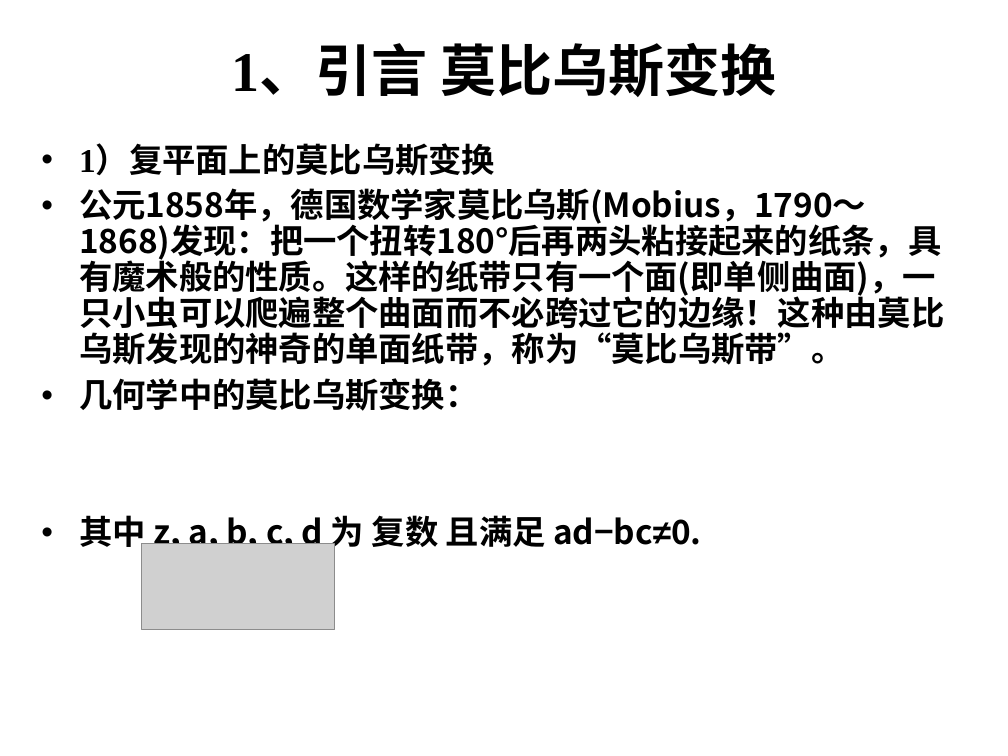
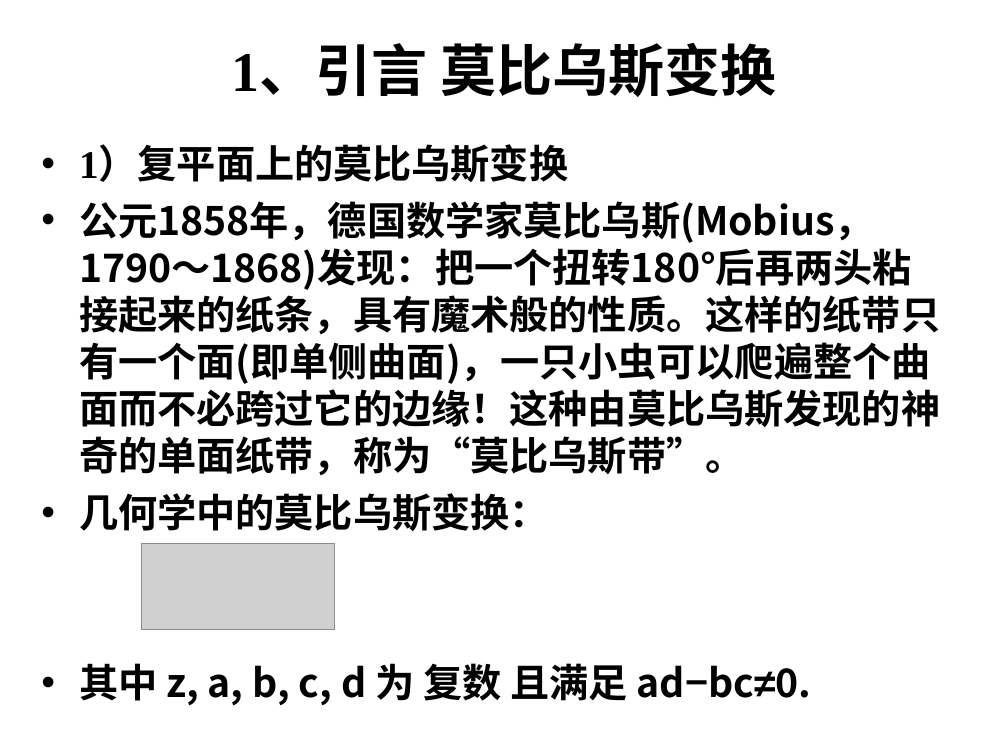
Before and after one commit to xiaohuihuigh/cpp, a slide deck: slide 2 of acm/acm选修/第7次课 莫比乌斯变换.ppt. Drawn at 1008x756 pixels with LibreOffice and Linux fonts; fonts in the diff are those of the drawing; grey boxes stand for pictures; background and template pictures are left out. Boxes give left, top, right and bottom in pixels: in the first picture for what was removed or moved away, otherwise in the second. Text is boxed around its words. In the diff, an @@ line names an element or a change of style, - is before the commit and + after.

```diff
--- a/acm/acm选修/第7次课 莫比乌斯变换.ppt
+++ b/acm/acm选修/第7次课 莫比乌斯变换.ppt
@@ text "1）复平面上的莫比乌斯变换" at (79, 147, 940, 706): size 23.8 to 28 pt; indent changed; line spacing 0.9 to 1 @@
```
Also in this commit, not shown: 48 other slides changed, 12 other files.
